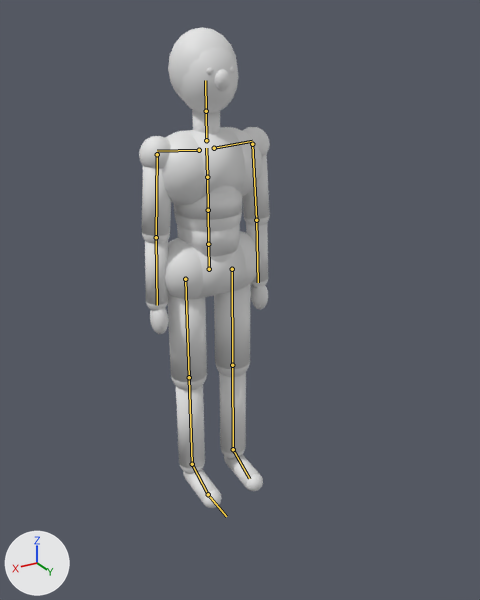
The glTF model previs/rig/mannequin.glb, before and after one commit.
The view is the same before and after, from a 50 mm camera at (1.117, 2.087, 1.837) aimed at (0.0, 0.225, 0.906). Lighting does not change. The marker at lower left points along +X, +Y and +Z. The first picture is the older version. The bones that change, and the others that lie on the model, are drawn over the model as lines.

The first picture shows 'MannequinMesh'.
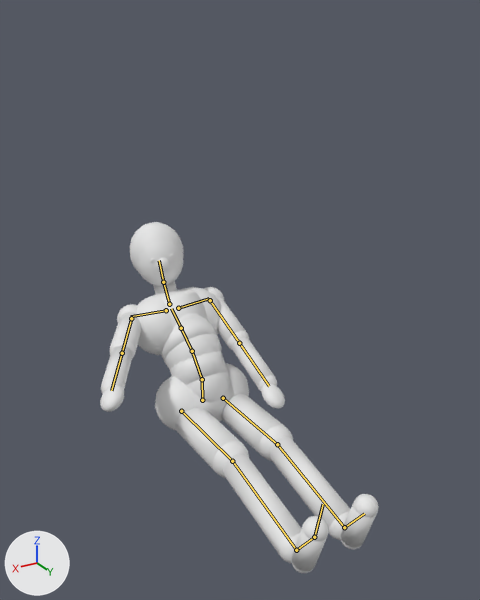
The newer file adds an action. The first version stands in its rest pose; the second is drawn at frame 1 of the action 'sitgrab'.

Where the change shows, as pixel boxes [x1, y1, x2, y2] in the pictures (480 x 600 px):
'MannequinMesh', posed (112% wider, 27% shorter)
    before: [139, 27, 270, 508]
    after: [100, 222, 379, 573]
bone 'Hips', root to tip
    before: (209, 269) to (208, 244)
    after: (202, 400) to (202, 379)
bone 'LeftUpLeg', root to tip
    before: (232, 269) to (232, 365)
    after: (223, 398) to (277, 444)
bone 'LeftLeg', root to tip
    before: (232, 365) to (233, 449)
    after: (277, 444) to (344, 527)
bone 'RightUpLeg', root to tip
    before: (185, 279) to (189, 377)
    after: (181, 411) to (232, 461)
bone 'RightLeg', root to tip
    before: (189, 377) to (192, 464)
    after: (232, 461) to (296, 550)
bone 'Spine', root to tip
    before: (208, 244) to (208, 210)
    after: (202, 379) to (192, 351)
bone 'Spine1', root to tip
    before: (208, 210) to (207, 177)
    after: (192, 351) to (181, 328)
bone 'LeftArm', root to tip
    before: (252, 144) to (256, 220)
    after: (210, 300) to (239, 343)
bone 'LeftForeArm', root to tip
    before: (256, 220) to (258, 282)
    after: (239, 343) to (269, 386)
bone 'Neck', root to tip
    before: (206, 140) to (206, 111)
    after: (169, 304) to (163, 282)
bone 'Head', root to tip
    before: (206, 111) to (205, 80)
    after: (163, 282) to (159, 260)
bone 'RightArm', root to tip
    before: (157, 154) to (156, 237)
    after: (131, 318) to (122, 353)
bone 'RightForeArm', root to tip
    before: (156, 237) to (157, 305)
    after: (122, 353) to (111, 390)

The change in detail:
Bone 'Hips' (bone_hips) moves from (0.0, 0.0, 0.0) to (0.0, -0.62, 0.08).
Bone 'LeftUpLeg' (bone_leftupleg) turns from (0, 0, 0) to (92, 0, 0) degrees about its own x, y and z.
Bone 'LeftLeg' (bone_leftleg) turns from (0, 0, 0) to (-14, 0, 0) degrees about its own x, y and z.
Bone 'RightUpLeg' (bone_rightupleg) turns from (0, 0, 0) to (92, 0, 0) degrees about its own x, y and z.
Bone 'RightLeg' (bone_rightleg) turns from (0, 0, 0) to (-14, 0, 0) degrees about its own x, y and z.
Bone 'Spine' (bone_spine) turns from (0, 0, 0) to (42, 0, 0) degrees about its own x, y and z.
Bone 'Spine1' (bone_spine1) turns from (0, 0, 0) to (14, 0, 0) degrees about its own x, y and z.
Bone 'LeftArm' (bone_leftarm) turns from (0, 0, 0) to (43, 67, 33) degrees about its own x, y and z.
Bone 'LeftForeArm' (bone_leftforearm) turns from (0, 0, 0) to (0, 0, 2) degrees about its own x, y and z.
Bone 'Neck' (bone_neck) turns from (0, 0, 0) to (-24, 0, 0) degrees about its own x, y and z.
Bone 'Head' (bone_head) turns from (0, 0, 0) to (-26, -15, 0) degrees about its own x, y and z.
Bone 'RightArm' (bone_rightarm) turns from (0, 0, 0) to (36, -35, -50) degrees about its own x, y and z.
Bone 'RightForeArm' (bone_rightforearm) turns from (0, 0, 0) to (0, 0, -2) degrees about its own x, y and z.
